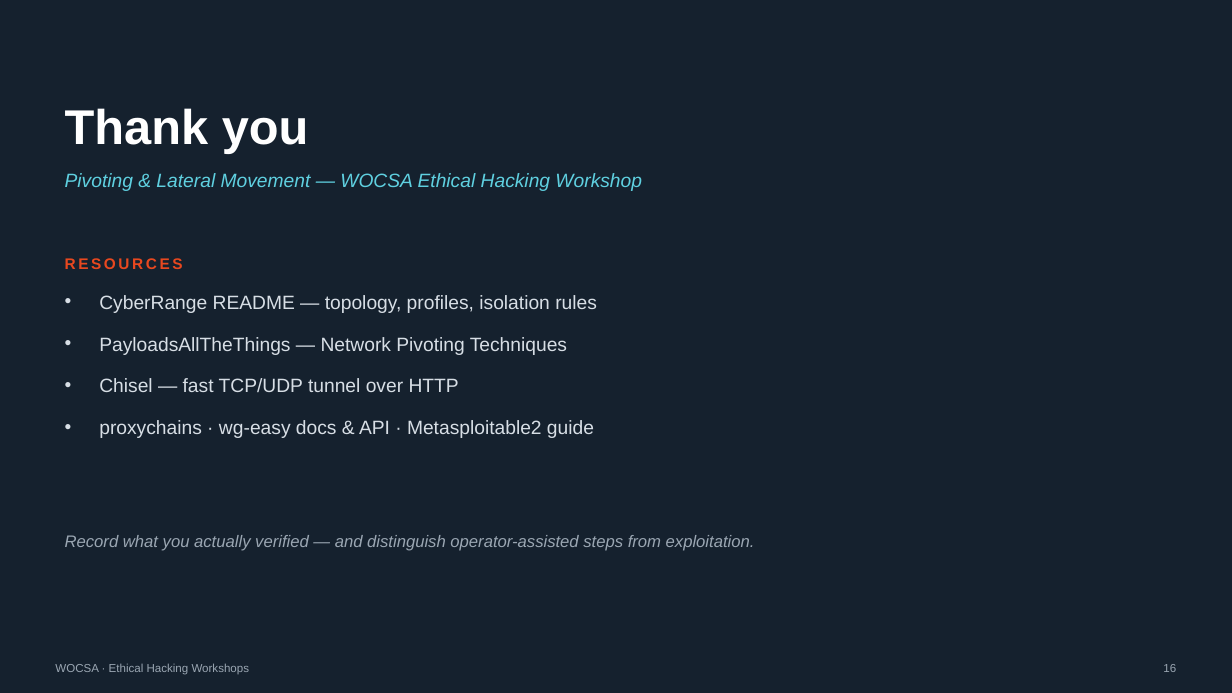
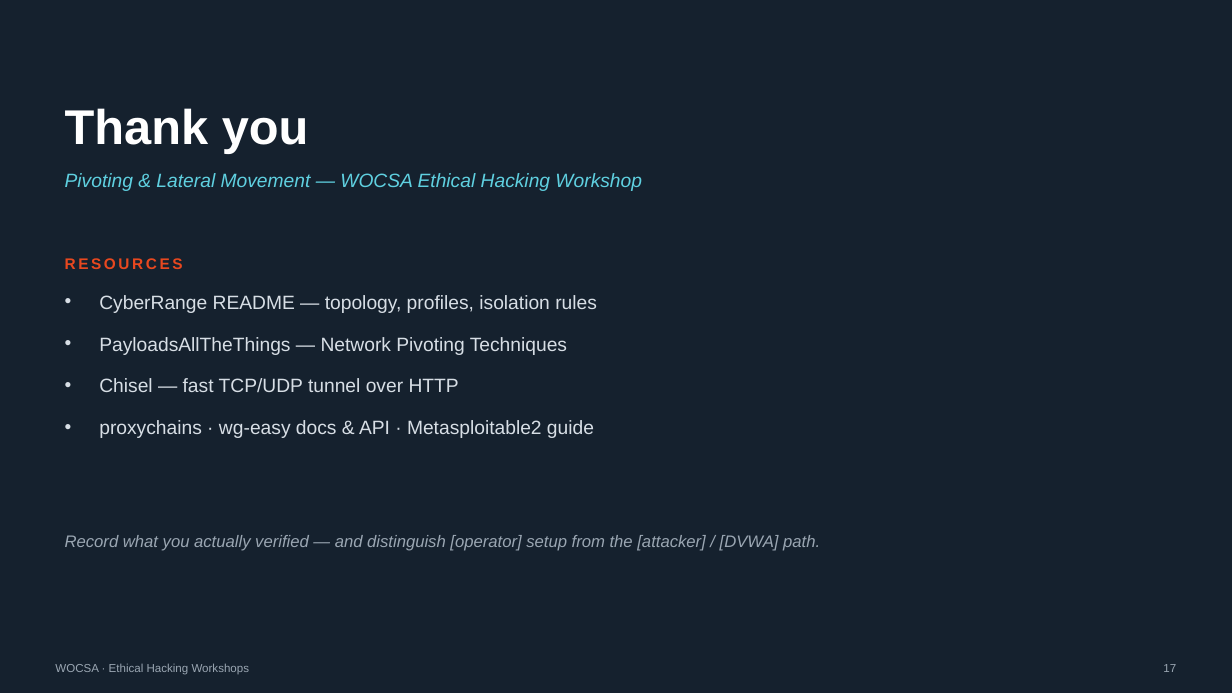
Before and after one commit to wocsa/WOCSA_Ethical_Hacking_Workshop, a slide deck: slide 17 of Network/Pivoting/WOCSA-Diapo_Pivoting_Lateral_Movement.pptx (slide 16 before the commit). Drawn at 1232x693 pixels with LibreOffice and Linux fonts; fonts in the diff are those of the drawing. Boxes give left, top, right and bottom in pixels: in the first picture for what was removed or moved away, otherwise in the second. Text is boxed around its words. In the diff, an @@ line names an element or a change of style, - is before the commit and + after.

```diff
--- a/Network/Pivoting/WOCSA-Diapo_Pivoting_Lateral_Movement.pptx
+++ b/Network/Pivoting/WOCSA-Diapo_Pivoting_Lateral_Movement.pptx
@@ text at [65, 535, 820, 551]: text changed @@
-Record what you actually verified — and distinguish operator-assisted steps from exploitation.
+Record what you actually verified — and distinguish [operator] setup from the [attacker] / [DVWA] path.
@@ text at [1163, 664, 1176, 672]: text changed @@
-16
+17
```
Also in this commit, not shown: 10 other slides changed, 4 slides added, 3 slides removed.
